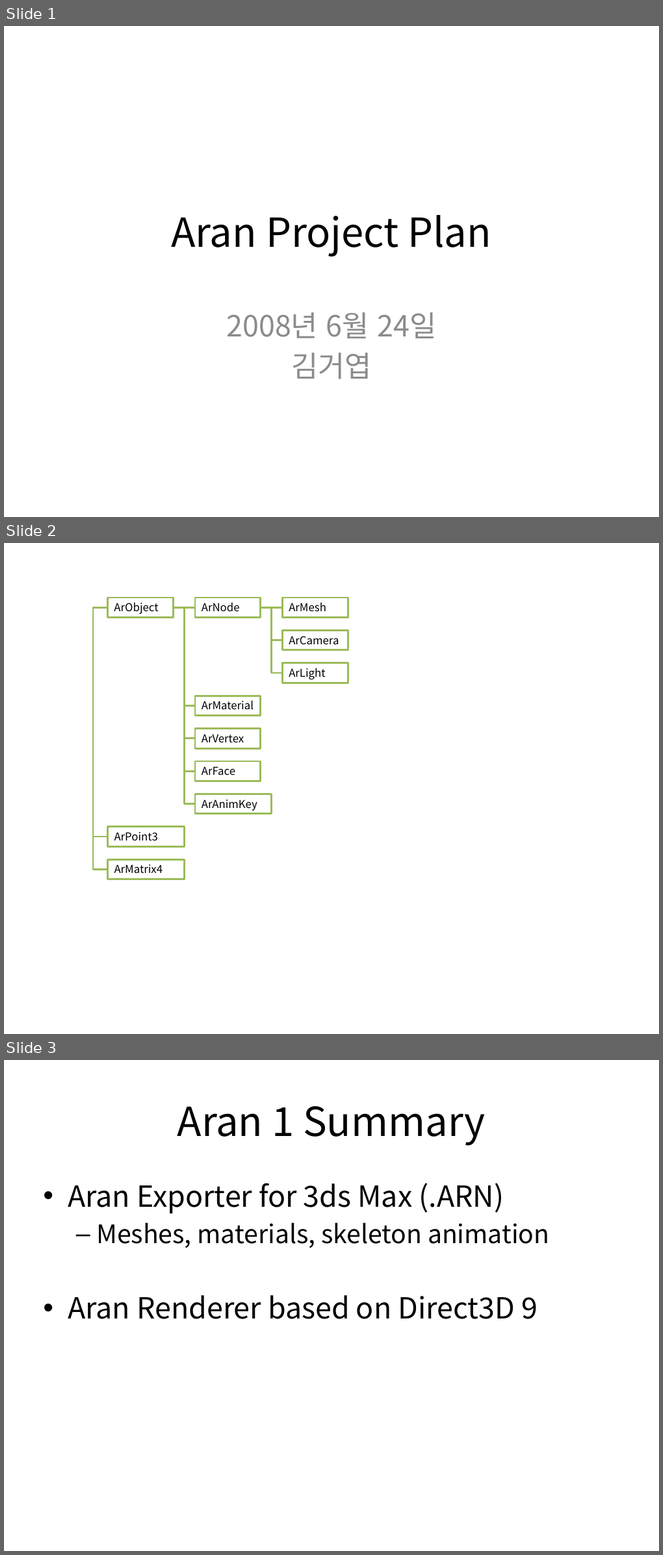
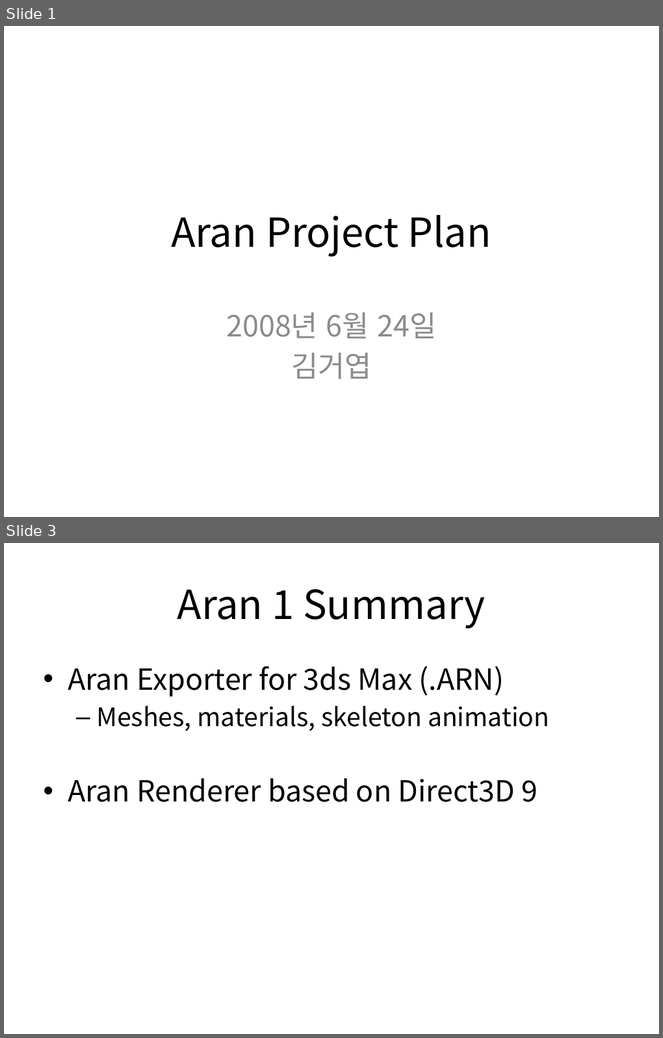
Before and after one commit to gasbank/aran, a slide deck: Doc/Object Hierarchy.pptx. Shown one above the other, each under a label of ours: slides 1, 2 and 3 before the commit, slides 1 and 3 after it; the slides between them are not shown. The pictures are 663x1555 and 663x1038 pixels, drawn with LibreOffice and Linux fonts; fonts in the diff are those of the drawing. Boxes give left, top, right and bottom in pixels: in the first picture for what was removed or moved away, otherwise in the second. Text is boxed around its words. In the diff, an @@ line names an element or a change of style, - is before the commit and + after.

```diff
--- a/Doc/Object Hierarchy.pptx
+++ b/Doc/Object Hierarchy.pptx
@@ slide 2 removed at (x1=4, y1=543, x2=659, y2=1034), background #FFFFFF @@
@@ rectangle removed at (x1=107, y1=598, x2=173, y2=617) @@
-ArObject
@@ rectangle removed at (x1=195, y1=598, x2=261, y2=617) @@
-ArNode
@@ rectangle removed at (x1=282, y1=598, x2=348, y2=617) @@
-ArMesh
@@ elbow line removed from (108, 607) to (107, 837) @@
@@ elbow line removed from (108, 607) to (107, 869) @@
@@ line removed from (173, 607) to (195, 608) @@
@@ elbow line removed from (173, 607) to (195, 705) @@
@@ elbow line removed from (173, 607) to (195, 738) @@
@@ elbow line removed from (173, 607) to (195, 771) @@
@@ elbow line removed from (173, 607) to (195, 804) @@
@@ line removed from (261, 607) to (282, 608) @@
@@ elbow line removed from (282, 640) to (261, 607) @@
@@ elbow line removed from (282, 673) to (261, 607) @@
@@ rectangle removed at (x1=282, y1=630, x2=348, y2=650) @@
-ArCamera
@@ rectangle removed at (x1=282, y1=663, x2=348, y2=683) @@
-ArLight
@@ rectangle removed at (x1=195, y1=696, x2=261, y2=715) @@
-ArMaterial
@@ rectangle removed at (x1=195, y1=728, x2=261, y2=748) @@
-ArVertex
@@ rectangle removed at (x1=195, y1=761, x2=261, y2=781) @@
-ArFace
@@ rectangle removed at (x1=195, y1=794, x2=272, y2=813) @@
-ArAnimKey
@@ rectangle removed at (x1=107, y1=826, x2=184, y2=847) @@
-ArPoint3
@@ rectangle removed at (x1=107, y1=860, x2=184, y2=879) @@
-ArMatrix4
```
Also in this commit, not shown: 1 slide added, 3 other files.
